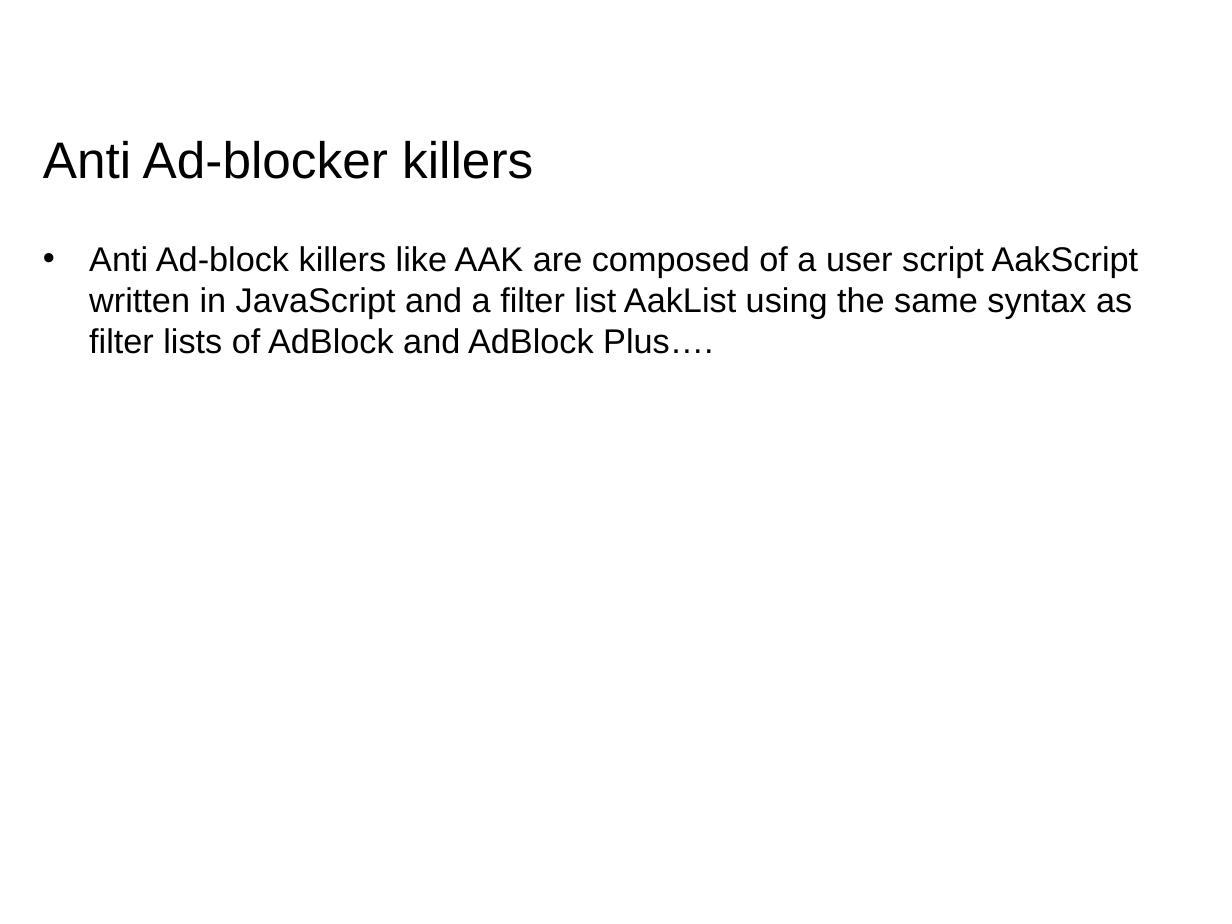
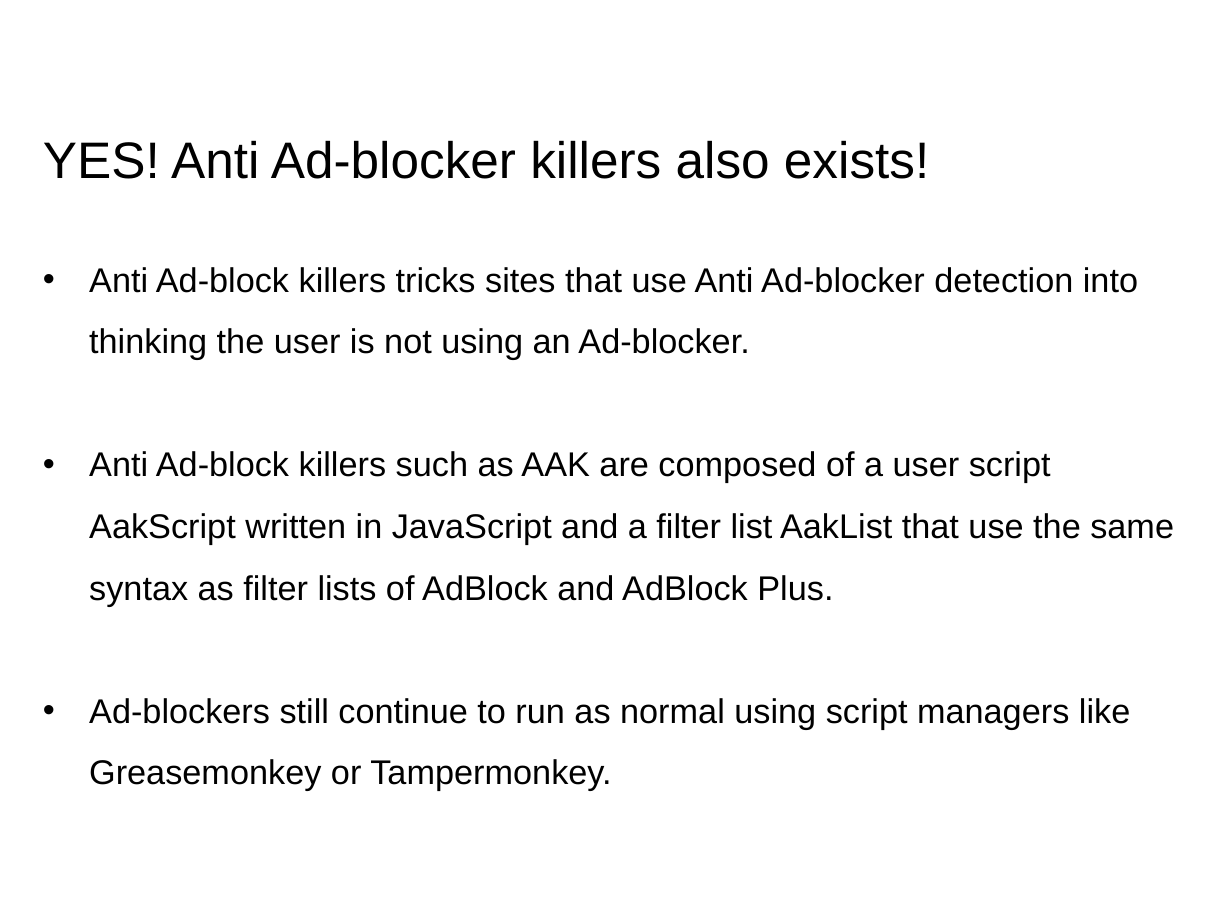
Before and after one commit to RohitPanda/seminar-blocking-adblockers, a slide deck: slide 24 of ppt/Seminar - Rohit & Rohit.pptx. Drawn at 1232x924 pixels with LibreOffice and Linux fonts; fonts in the diff are those of the drawing; background and template pictures are left out. Boxes give left, top, right and bottom in pixels: in the first picture for what was removed or moved away, otherwise in the second. Text is boxed around its words. In the diff, an @@ line names an element or a change of style, - is before the commit and + after.

Commit message:
Updating more slides for ppt.

```diff
--- a/ppt/Seminar - Rohit & Rohit.pptx
+++ b/ppt/Seminar - Rohit & Rohit.pptx
@@ title at (43, 140, 929, 179): text changed @@
-Anti Ad-blocker killers
+YES! Anti Ad-blocker killers also exists!
@@ text at (89, 267, 1174, 791): text changed @@
-• Anti Ad-block killers like AAK are composed of a user script AakScript written in JavaScript and a filter list AakList using the same syntax as filter lists of AdBlock and AdBlock Plus….
+• Anti Ad-block killers tricks sites that use Anti Ad-blocker detection into thinking the user is not using an Ad-blocker.
+• Anti Ad-block killers such as AAK are composed of a user script AakScript written in JavaScript and a filter list AakList that use the same syntax as filter lists of AdBlock and AdBlock Plus.
+• Ad-blockers still continue to run as normal using script managers like Greasemonkey or Tampermonkey.
```
Also in this commit, not shown: 8 other slides changed, 1 slide added, 1 slide removed, 1 other file.
